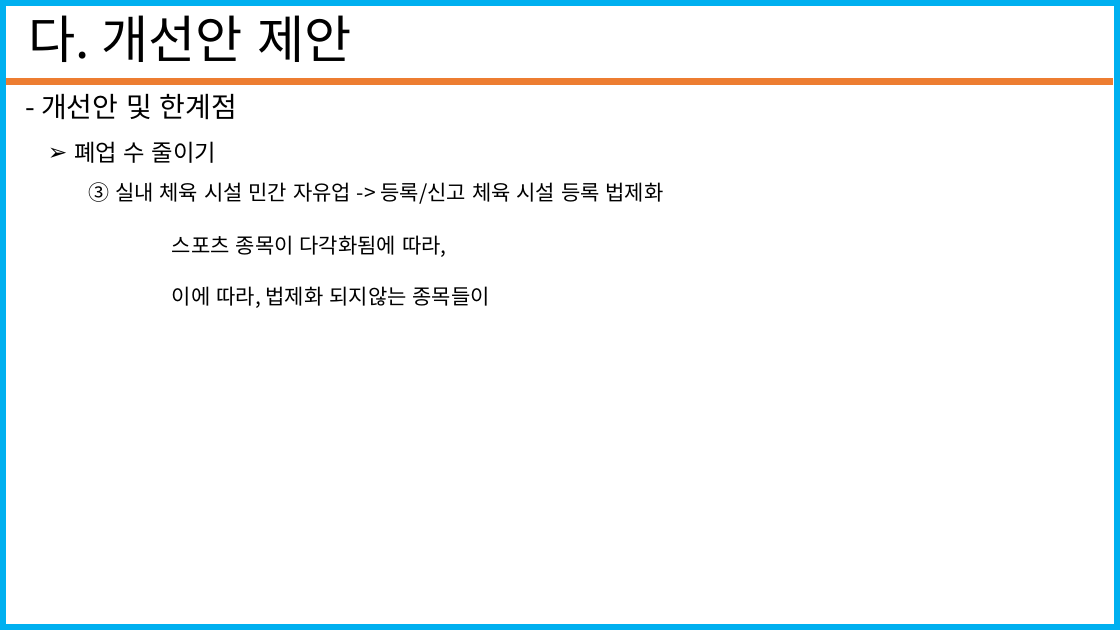
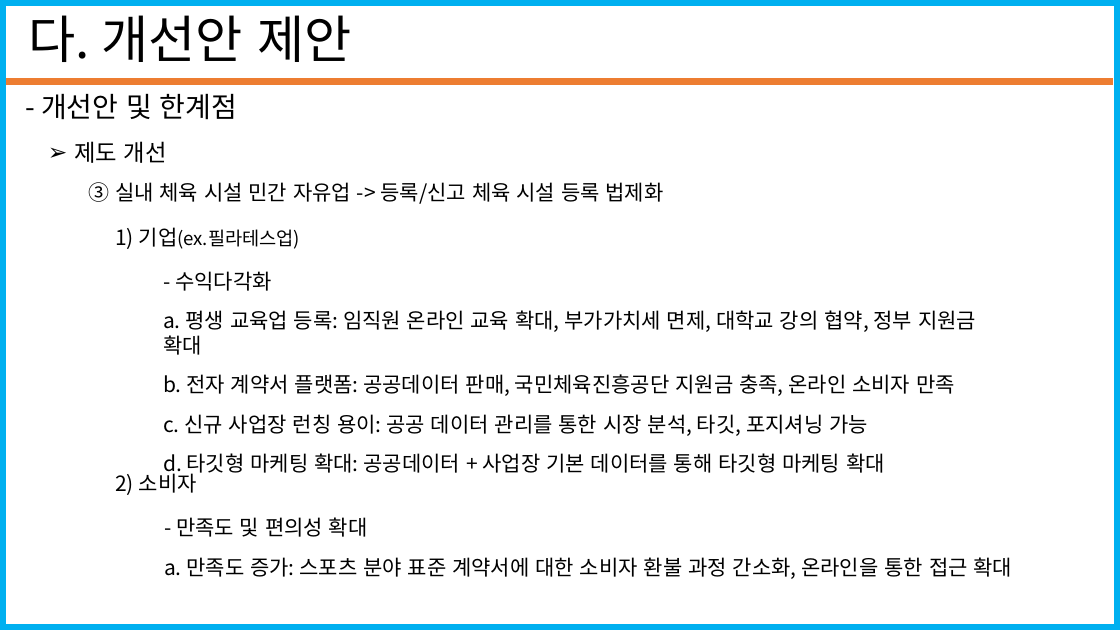
Before and after one commit to seungjae1162/SportsData, a slide deck: slide 18 of standard_in_2020-12-31/코로나19에따른 스포츠시설 폐업 수(20201228_20210103).pptx (slide 16 before the commit). Drawn at 1120x630 pixels with LibreOffice and Linux fonts; fonts in the diff are those of the drawing. Boxes give left, top, right and bottom in pixels: in the first picture for what was removed or moved away, otherwise in the second. Text is boxed around its words. In the diff, an @@ line names an element or a change of style, - is before the commit and + after.

```diff
--- a/standard_in_2020-12-31/코로나19에따른 스포츠시설 폐업 수(20201228_20210103).pptx
+++ b/standard_in_2020-12-31/코로나19에따른 스포츠시설 폐업 수(20201228_20210103).pptx
@@ text at <box>74,141,167,163</box>: text changed @@
-➢ 폐업 수 줄이기
+➢ 제도 개선
@@ text added at <box>115,227,300,249</box>, 16 pt, text #000000 @@
+1) 기업(ex.필라테스업)
@@ text removed at <box>172,235,490,308</box> @@
-스포츠 종목이 다각화됨에 따라,
-이에 따라, 법제화 되지않는 종목들이
@@ text added at <box>163,271,976,476</box>, 18 pt, text #000000 @@
+- 수익다각화
+a. 평생 교육업 등록: 임직원 온라인 교육 확대, 부가가치세 면제, 대학교 강의 협약, 정부 지원금 확대
+b. 전자 계약서 플랫폼: 공공데이터 판매, 국민체육진흥공단 지원금 충족, 온라인 소비자 만족
+c. 신규 사업장 런칭 용이: 공공 데이터 관리를 통한 시장 분석, 타깃, 포지셔닝 가능
+d. 타깃형 마케팅 확대: 공공데이터 + 사업장 기본 데이터를 통해 타깃형 마케팅 확대
@@ text added at <box>115,470,197,495</box>, 18 pt, text #000000 @@
+2) 소비자
@@ text added at <box>164,517,1013,579</box>, 18 pt, text #000000 @@
+- 만족도 및 편의성 확대
+a. 만족도 증가: 스포츠 분야 표준 계약서에 대한 소비자 환불 과정 간소화, 온라인을 통한 접근 확대
```
Also in this commit, not shown: 7 other slides changed, 6 slides added.
